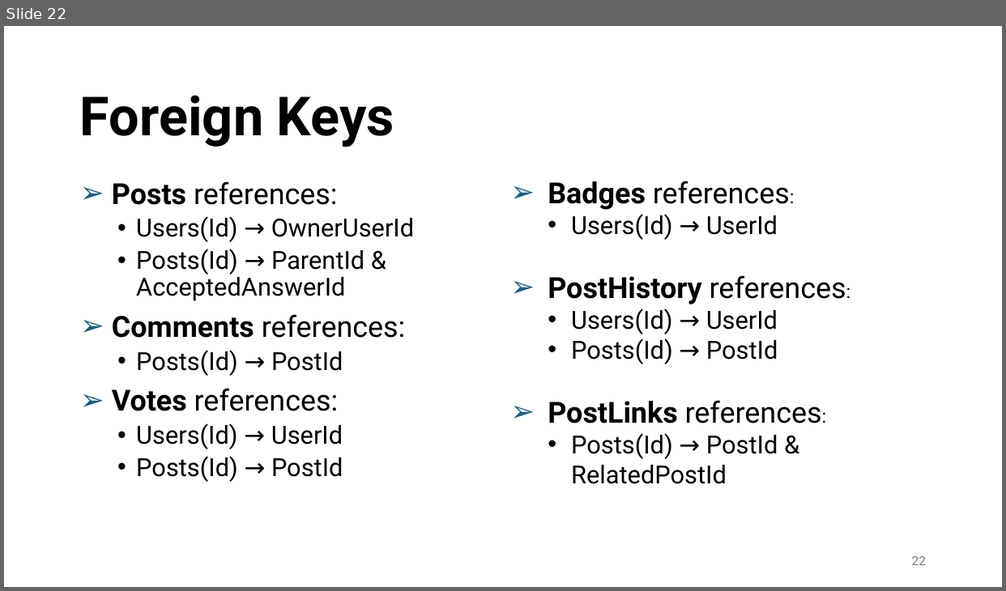
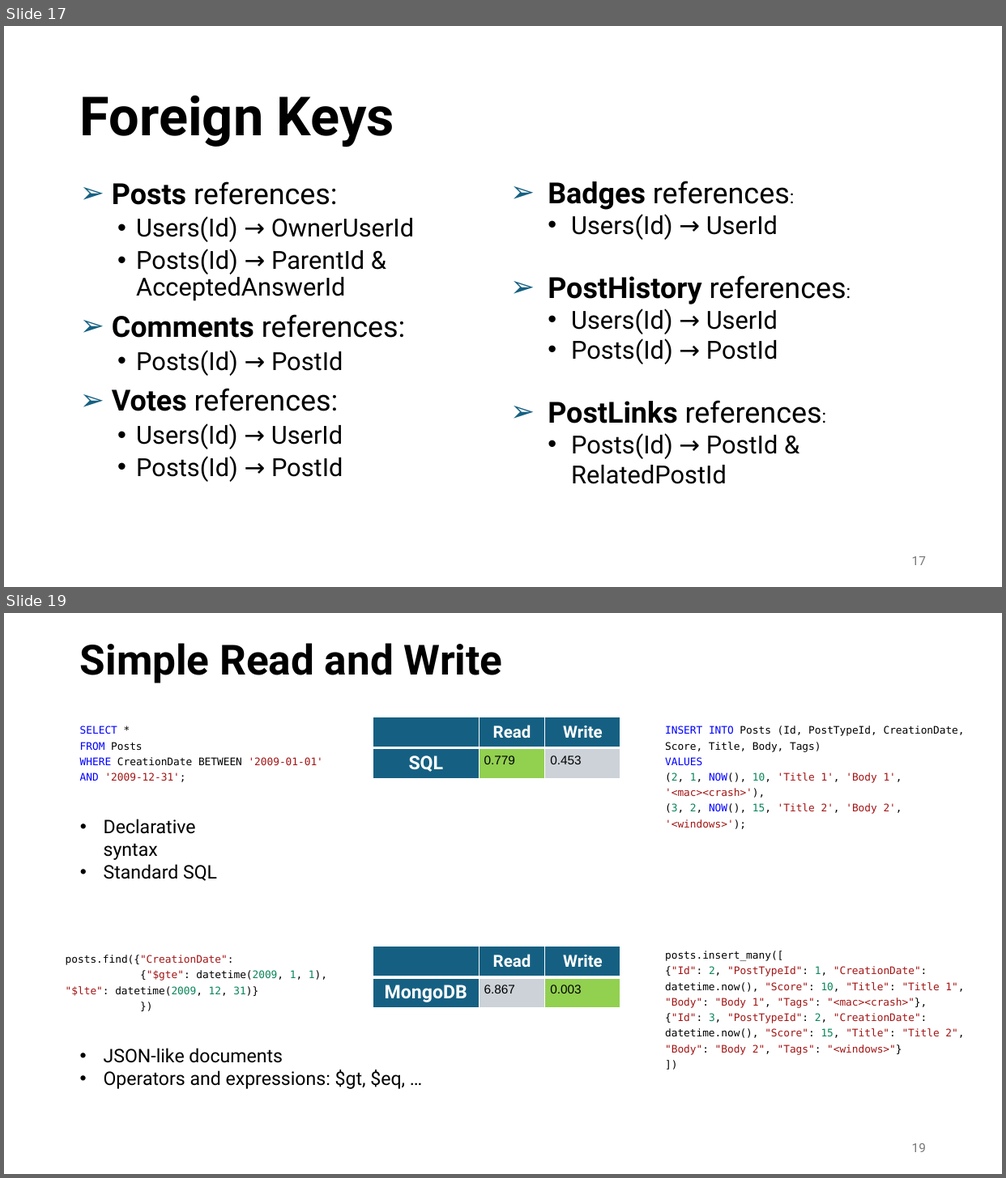
Before and after one commit to skhanlari/DataManagement, a slide deck: Presentation/DM Presentation.pptx. Shown one above the other, each under a label of ours: slide 22 before the commit, slides 17 and 19 after it; the slides between them are not shown. The pictures are 1006x591 and 1006x1178 pixels, drawn with LibreOffice and Linux fonts; fonts in the diff are those of the drawing; background and template pictures are left out. Boxes give left, top, right and bottom in pixels: in the first picture for what was removed or moved away, otherwise in the second. Text is boxed around its words. In the diff, an @@ line names an element or a change of style, - is before the commit and + after.

```diff
--- a/Presentation/DM Presentation.pptx
+++ b/Presentation/DM Presentation.pptx
@@ slide 19 added at (4,613,1002,1174), background picture (left out) @@
@@ title added at (80,643,503,683), 40 pt, text #000000, bold @@
+Simple Read and Write
@@ text added at (80,726,323,782), 10 pt, text #000000 @@
+SELECT *
+FROM Posts
+WHERE CreationDate BETWEEN '2009-01-01' AND '2009-12-31';
@@ table added at (373,717,621,779), 2 rows, 3 columns @@
+ | Read | Write
+SQL | 0.779 | 0.453
@@ text added at (665,726,965,829), 10 pt, text #000000 @@
+INSERT INTO Posts (Id, PostTypeId, CreationDate, Score, Title, Body, Tags)
+VALUES
+(2, 1, NOW(), 10, 'Title 1', 'Body 1', '<mac><crash>'),
+(3, 2, NOW(), 15, 'Title 2', 'Body 2', '<windows>');
@@ text added at (104,819,217,881), 18 pt, text #000000 @@
+• Declarative syntax
+• Standard SQL
@@ table added at (373,947,621,1009), 2 rows, 3 columns @@
+ | Read | Write
+MongoDB | 6.867 | 0.003
@@ text added at (665,951,964,1055), 10 pt, text #A31515 @@
+posts.insert_many([
+{"Id": 2, "PostTypeId": 1, "CreationDate": datetime.now(), "Score": 10, "Title": "Title 1", "Body": "Body 1", "Tags": "<mac><crash>"},
+{"Id": 3, "PostTypeId": 2, "CreationDate": datetime.now(), "Score": 15, "Title": "Title 2", "Body": "Body 2", "Tags": "<windows>"}
+])
@@ text added at (66,955,327,996), 10 pt, text #000000 @@
+posts.find({"CreationDate":
+{"$gte": datetime(2009, 1, 1), "$lte": datetime(2009, 12, 31)}
+})
@@ text added at (104,1048,405,1089), 18 pt, text #000000 @@
+• JSON-like documents
+• Operators and expressions: $gt, $eq, …
@@ page number added at (912,1144,926,1152), 12 pt, text #797979 @@
+19
@@ what was slide 22 is now slide 17 @@
@@ page number at (912,557,926,565): text changed @@
-22
+17
```
Also in this commit, not shown: 8 slides changed, 6 other slides added, 1 other file.
